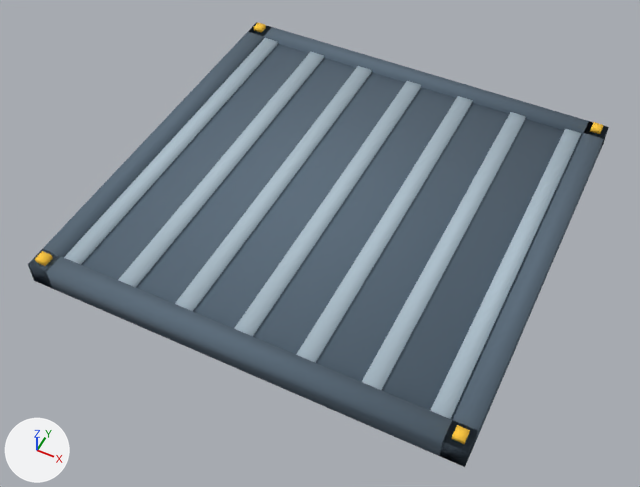
The Blender file assets_src/construcoes/piso_metal.blend, before and after one commit.
Before and after are seen from a 50 mm camera at (2.45, -7.3, 7.91) aimed at (-0.42, -1.57, 0.74). Every picture has the same lights, and +X, +Y and +Z are marked at lower left. The older version comes first. Objects named as collision shapes, trigger or cutter boxes, shadow casters or lower levels of detail are left out.

Names of what the first picture shows: 'piso_metal'.
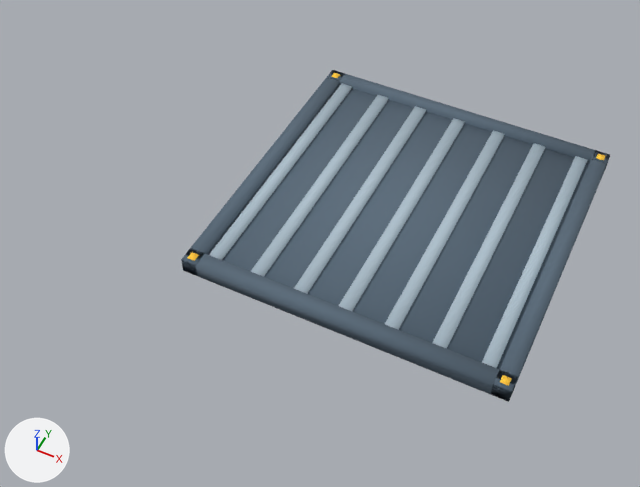
Where the change shows, as pixel boxes [x1, y1, x2, y2] in the pictures (640 x 487 px; the box of a moved part takes in the faces that stretch with it):
'piso_metal', reshaped, moved (26% narrower, 25% shorter): before [28, 22, 609, 467]; after [181, 70, 610, 402]
part 1 of me_piso_metal, moved or reshaped: before [81, 44, 582, 420]; after [207, 85, 590, 369]
part 2 of me_piso_metal, moved or reshaped: before [64, 38, 278, 265]; after [209, 83, 352, 260]
part 3 of me_piso_metal, moved or reshaped: before [118, 52, 324, 287]; after [251, 95, 388, 277]
part 4 of me_piso_metal, moved or reshaped: before [175, 66, 372, 311]; after [294, 106, 426, 294]
part 5 of me_piso_metal, moved or reshaped: before [234, 81, 421, 336]; after [339, 118, 465, 311]
part 6 of me_piso_metal, moved or reshaped: before [296, 96, 473, 363]; after [385, 130, 504, 330]
part 7 of me_piso_metal, moved or reshaped: before [362, 112, 526, 390]; after [432, 143, 545, 349]
part 8 of me_piso_metal, moved or reshaped: before [430, 128, 581, 419]; after [482, 156, 587, 368]
part 9 of me_piso_metal, moved or reshaped: before [29, 249, 477, 466]; after [181, 250, 517, 401]
part 10 of me_piso_metal, moved or reshaped: before [252, 25, 608, 151]; after [327, 71, 609, 169]
part 11 of me_piso_metal, moved or reshaped: before [28, 22, 272, 288]; after [181, 70, 344, 276]
part 12 of me_piso_metal, moved or reshaped: before [440, 121, 609, 467]; after [491, 150, 610, 402]
part 13 of me_piso_metal, moved or reshaped: before [35, 251, 53, 266]; after [187, 252, 199, 261]
part 14 of me_piso_metal, moved or reshaped: before [254, 23, 266, 33]; after [331, 73, 340, 78]
part 15 of me_piso_metal, moved or reshaped: before [452, 425, 470, 444]; after [500, 375, 512, 386]
part 16 of me_piso_metal, moved or reshaped: before [590, 122, 603, 134]; after [596, 154, 605, 161]

What the commit changed:
me_piso_metal is used by ob_piso_metal; location (0.0, 0.0, 2.0).
me_piso_metal had 128 vertices, 96 faces and spanned x -2.0..2.0, y -4.0..0.0, z -0.11..0.16.
me_piso_metal now has 128 vertices, 96 faces and spans x -2.0..2.0, y -2.0..2.0, z -0.1..0.1.
me_piso_metal part 1: the loose piece of 8 vertices spanning x -1.9..1.9, y -3.9..-0.1, z -0.07..0.07 is scaled about its middle by (1, 1, 0.682), then moved by (0.0, 2.0, 0.0).
me_piso_metal part 2: the loose piece of 8 vertices spanning x -1.78..-1.62, y -3.85..-0.15, z -0.1..0.1 is scaled about its middle by (1, 1, 0.808), then moved by (0.02, 2.0, 0.0).
me_piso_metal part 3: the loose piece of 8 vertices spanning x -1.21..-1.05, y -3.85..-0.15, z -0.1..0.1 is scaled about its middle by (1, 1, 0.808), then moved by (0.01, 2.0, 0.0).
me_piso_metal part 4: the loose piece of 8 vertices spanning x -0.65..-0.49, y -3.85..-0.15, z -0.1..0.1 is scaled about its middle by (1, 1, 0.808), then moved by (0.01, 2.0, 0.0).
me_piso_metal part 5: the loose piece of 8 vertices spanning x -0.08..0.08, y -3.85..-0.15, z -0.1..0.1 is scaled about its middle by (1, 1, 0.808), then moved by (0.0, 2.0, 0.0).
me_piso_metal part 6: the loose piece of 8 vertices spanning x 0.49..0.65, y -3.85..-0.15, z -0.1..0.1 is scaled about its middle by (1, 1, 0.808), then moved by (-0.01, 2.0, 0.0).
me_piso_metal part 7: the loose piece of 8 vertices spanning x 1.05..1.21, y -3.85..-0.15, z -0.1..0.1 is scaled about its middle by (1, 1, 0.808), then moved by (-0.01, 2.0, 0.0).
me_piso_metal part 8: the loose piece of 8 vertices spanning x 1.62..1.78, y -3.85..-0.15, z -0.1..0.1 is scaled about its middle by (1, 1, 0.808), then moved by (-0.02, 2.0, 0.0).
me_piso_metal part 9: the loose piece of 8 vertices spanning x -2.0..2.0, y -4.0..-3.8, z -0.11..0.11 is moved by (0.0, 2.0, 0.0).
me_piso_metal part 10: the loose piece of 8 vertices spanning x -2.0..2.0, y -0.2..0.0, z -0.11..0.11 is moved by (0.0, 2.0, 0.0).
me_piso_metal part 11: the loose piece of 8 vertices spanning x -2.0..-1.8, y -4.0..0.0, z -0.11..0.11 is moved by (0.0, 2.0, 0.0).
me_piso_metal part 12: the loose piece of 8 vertices spanning x 1.8..2.0, y -4.0..0.0, z -0.11..0.11 is moved by (0.0, 2.0, 0.0).
me_piso_metal part 13: the loose piece of 8 vertices spanning x -1.95..-1.85, y -3.95..-3.85, z 0.11..0.16 is scaled about its middle by (1, 1, 4.08), then moved by (0.0, 2.0, -0.13).
me_piso_metal part 14: the loose piece of 8 vertices spanning x -1.95..-1.85, y -0.15..-0.05, z 0.1..0.15 is scaled about its middle by (1, 1, 4.08), then moved by (0.0, 2.0, -0.13).
me_piso_metal part 15: the loose piece of 8 vertices spanning x 1.85..1.95, y -3.95..-3.85, z 0.11..0.16 is scaled about its middle by (1, 1, 4.08), then moved by (0.0, 2.0, -0.13).
me_piso_metal part 16: the loose piece of 8 vertices spanning x 1.85..1.95, y -0.15..-0.05, z 0.1..0.15 is scaled about its middle by (1, 1, 4.08), then moved by (0.0, 2.0, -0.13).
Object 'piso_metal' (ob_piso_metal) moves from (0.0, 0.0, 2.0) to (0.0, 0.0, 0.0).
